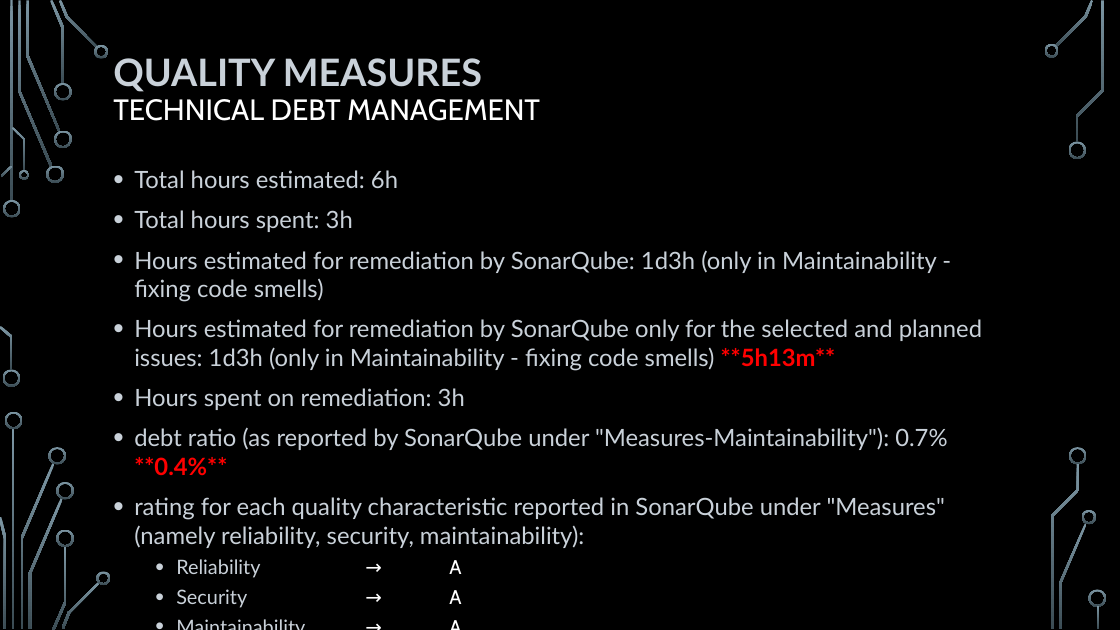
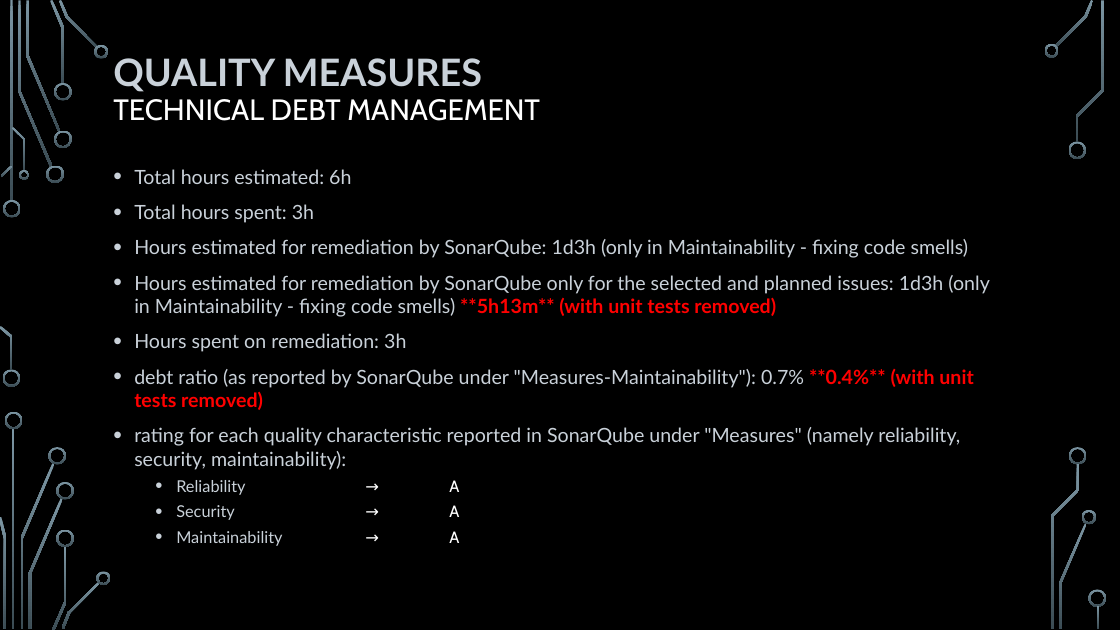
Before and after one commit to HeydarliAtabay/SolidarityPurchasingGroup, a slide deck: slide 11 of Retrospective/Sprint 1 - Retrospective.pptx. Drawn at 1120x630 pixels with LibreOffice and Linux fonts; fonts in the diff are those of the drawing; background and template pictures are left out. Boxes give left, top, right and bottom in pixels: in the first picture for what was removed or moved away, otherwise in the second. Text is boxed around its words. In the diff, an @@ line names an element or a change of style, - is before the commit and + after.

```diff
--- a/Retrospective/Sprint 1 - Retrospective.pptx
+++ b/Retrospective/Sprint 1 - Retrospective.pptx
@@ text at (x1=134, y1=169, x2=968, y2=546): size 20.4 to 16.8 pt in "Total hours estimated: 6h", "Total hours spent: 3h", "Hours estimated for remediation by SonarQube: 1d3h ...", "Hours spent on remediation: 3h" and 1 more places; size 17 to 14 pt in "Reliability → A", "Security → A", "Maintainability → A" @@
@@ text at (x1=134, y1=275, x2=989, y2=317): text changed; size 20.4 to 16.8 pt @@
-• Hours estimated for remediation by SonarQube only for the selected and planned issues: 1d3h (only in Maintainability - fixing code smells) **5h13m**
+• Hours estimated for remediation by SonarQube only for the selected and planned issues: 1d3h (only in Maintainability - fixing code smells) **5h13m** (with unit tests removed)
@@ text at (x1=134, y1=369, x2=973, y2=410): text changed; size 20.4 to 16.8 pt @@
-• debt ratio (as reported by SonarQube under "Measures-Maintainability"): 0.7% **0.4%**
+• debt ratio (as reported by SonarQube under "Measures-Maintainability"): 0.7% **0.4%** (with unit tests removed)
```
Also in this commit, not shown: 1 other slide changed, 5 other files.
